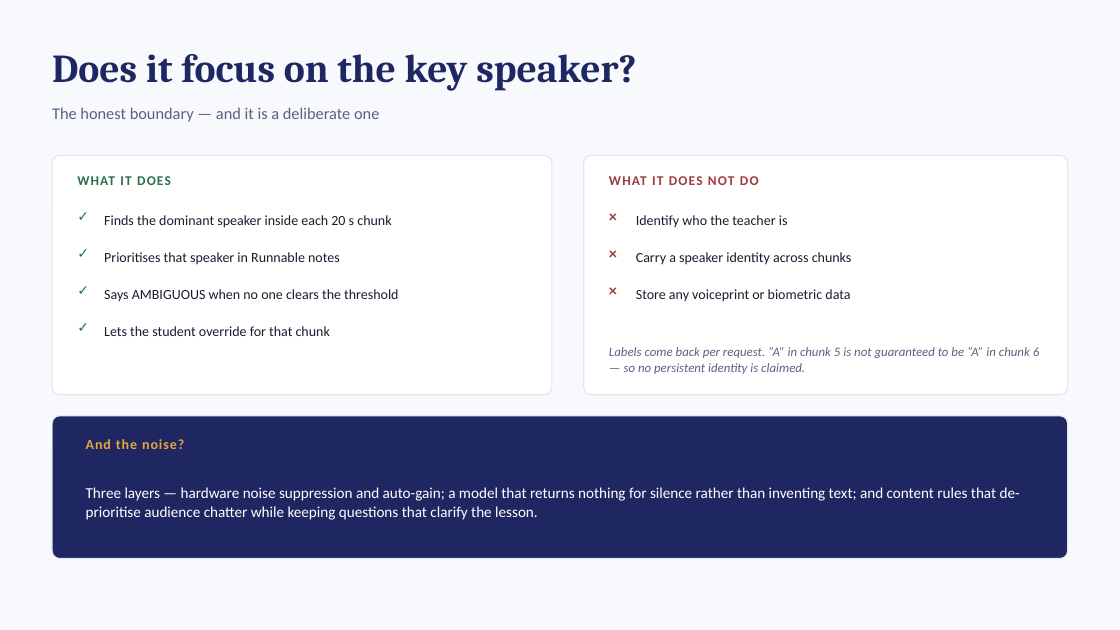
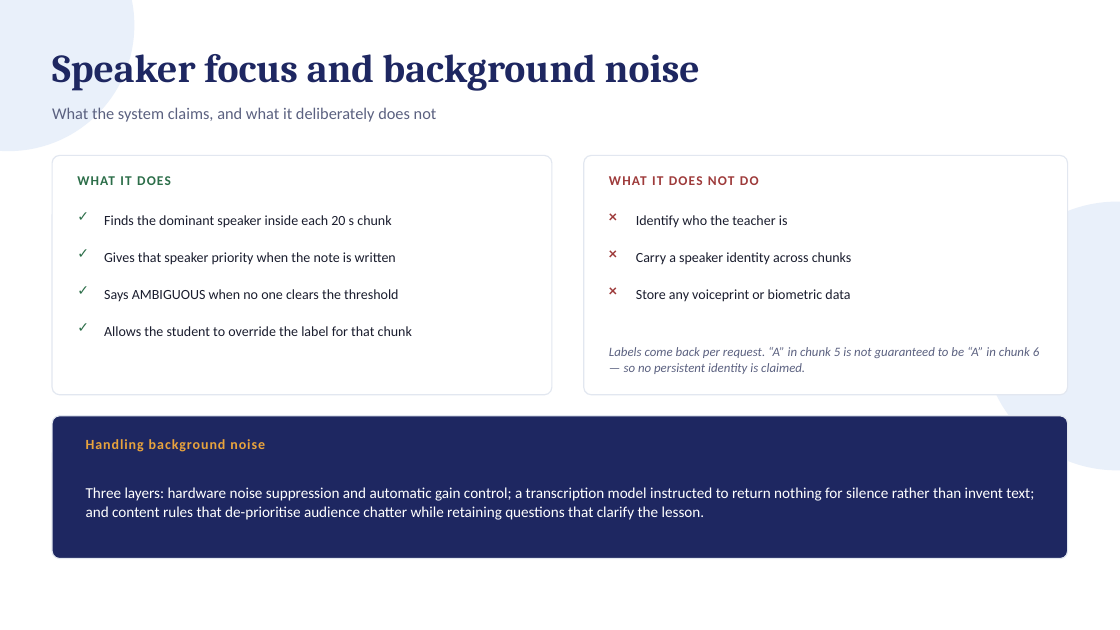
Before and after one commit to tejasthimmaiahkk-ui/VoxBoX, a slide deck: slide 10 of outputs/VoxBox_Review1_Scope.pptx (slide 9 before the commit). Drawn at 1120x630 pixels with LibreOffice and Linux fonts; fonts in the diff are those of the drawing; background and template pictures are left out. Boxes give left, top, right and bottom in pixels: in the first picture for what was removed or moved away, otherwise in the second. Text is boxed around its words. In the diff, an @@ line names an element or a change of style, - is before the commit and + after.

```diff
--- a/outputs/VoxBox_Review1_Scope.pptx
+++ b/outputs/VoxBox_Review1_Scope.pptx
@@ background #F7F9FC to picture (left out) @@
@@ ellipse added at bbox=[0, 0, 134, 151], fill #C7D8F2 at 38% opacity @@
@@ text at bbox=[52, 54, 700, 91]: text changed @@
-Does it focus on the key speaker?
+Speaker focus and background noise
@@ text at bbox=[52, 107, 437, 122]: text changed @@
-The honest boundary — and it is a deliberate one
+What the system claims, and what it deliberately does not
@@ text at bbox=[104, 252, 396, 265]: text changed @@
-Prioritises that speaker in Runnable notes
+Gives that speaker priority when the note is written
@@ text at bbox=[104, 326, 412, 336]: text changed @@
-Lets the student override for that chunk
+Allows the student to override the label for that chunk
@@ text at bbox=[86, 439, 265, 452]: text changed @@
-And the noise?
+Handling background noise
@@ text at bbox=[86, 487, 1034, 520]: text changed @@
-Three layers — hardware noise suppression and auto-gain; a model that returns nothing for silence rather than inventing text; and content rules that de-prioritise audience chatter while keeping questions that clarify the lesson.
+Three layers: hardware noise suppression and automatic gain control; a transcription model instructed to return nothing for silence rather than invent text; and content rules that de-prioritise audience chatter while retaining questions that clarify the lesson.
```
Also in this commit, not shown: 12 other slides changed, 1 slide added, 1 other file.
